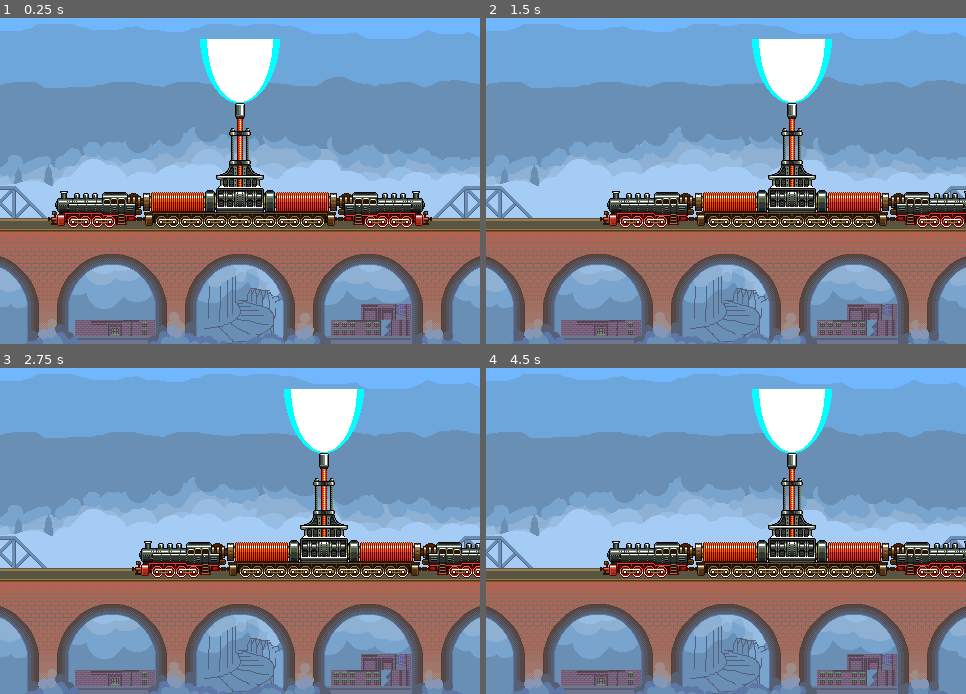
Above: before the commit, frames 1-4 (two rows, left to right).
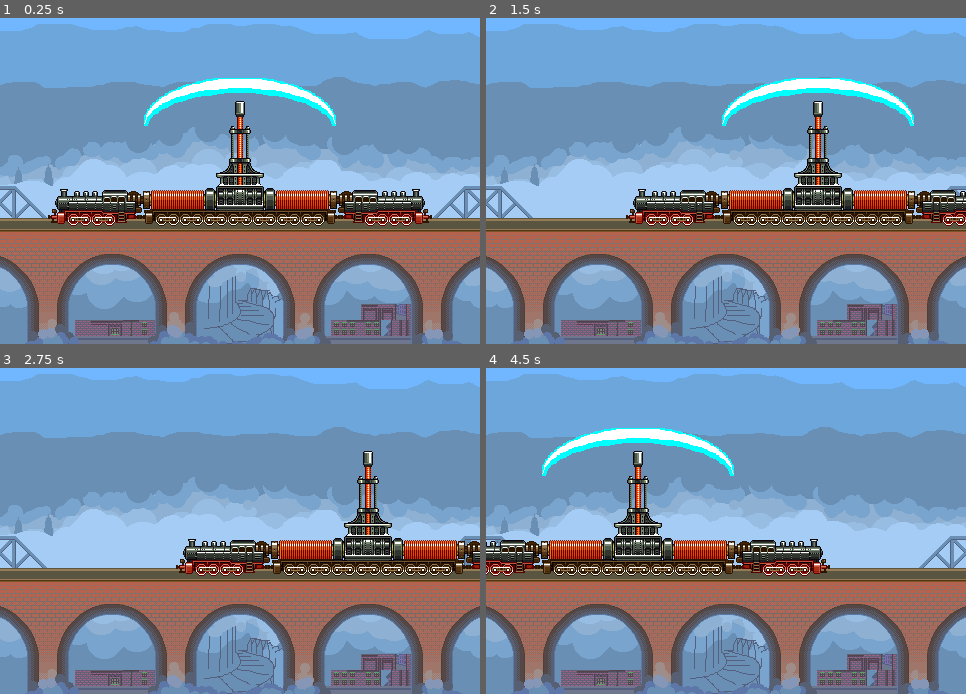
Above: after the commit, the same moments.

Repository: theludovyc/SpaceInvaderOnRails
Game: Godot game, scene res://Scene/Game.tscn
Same seed, same stepped clock (60 frames per second), same inputs: the game is played once before the commit and once after it. The project has no main scene, so this scene is started directly.
Inputs:
- Up to frame 1 (0.25 s): no input
- Up to frame 2 (1.5 s): tap Enter (ui_accept) at 0.5, 0.6, 0.77, 1.07, 1.35 s; hold Right (ui_right) 0.53-1.28 s; hold Left (ui_left) from 1.28 s (still down)
- Up to frame 3 (2.75 s): tap Enter (ui_accept) at 1.52, 1.82, 2.1 s; release Left (ui_left) at 2.03 s; hold Right (ui_right) from 2.03 s (still down)
- Up to frame 4 (4.5 s): tap Enter (ui_accept) at 2.85, 3.02, 3.32, 3.6, 3.77, 4.07, 4.35 s; release Right (ui_right) at 3.53 s; hold Left (ui_left) from 3.53 s (still down)

The runs differ from the first frame. In frame 1, 9.8% of the frame differs, in the area x 10-90%, y 6-65%; in frame 2, 12%; in frame 3, 12%; in frame 4, 16%, in the area x 0-100%, y 6-65%.

Commit message:
shiedl

Diff:
--- a/Prefab/Train.tscn
+++ b/Prefab/Train.tscn
@@ -1,15 +1,25 @@
 [gd_scene load_steps=4 format=2]
 
 [ext_resource path="res://Script/Train.gd" type="Script" id=1]
-[ext_resource path="res://Art/new_beam_top.png" type="Texture" id=2]
-[ext_resource path="res://Art/new_player.png" type="Texture" id=3]
+[ext_resource path="res://Art/new_player.png" type="Texture" id=2]
+[ext_resource path="res://Art/new_shield.png" type="Texture" id=3]
 
 [node name="Train" type="Node2D"]
 script = ExtResource( 1 )
 
-[node name="new_beam_top" type="Sprite" parent="."]
-position = Vector2( 0, -93 )
+[node name="Sprite" type="Sprite" parent="."]
 texture = ExtResource( 2 )
 
-[node name="Sprite" type="Sprite" parent="."]
+[node name="Shield" type="Sprite" parent="."]
+position = Vector2( 0, -59.7741 )
 texture = ExtResource( 3 )
+
+[node name="Area2D" type="Area2D" parent="Shield"]
+
+[node name="CollisionPolygon2D" type="CollisionPolygon2D" parent="Shield/Area2D"]
+build_mode = 1
+polygon = PoolVector2Array( -96, 24, -96, 12, -88, 2, -70, -11, -54, -18, -26, -24, 26, -24, 54, -18, 70, -11, 88, 2, 96, 12, 96, 24 )
+
+[node name="Timer" type="Timer" parent="."]
+one_shot = true
+[connection signal="timeout" from="Timer" to="." method="_on_Timer_timeout"]
--- a/Scene/Game.tscn
+++ b/Scene/Game.tscn
@@ -10,4 +10,4 @@
 centered = false
 
 [node name="Train" parent="." instance=ExtResource( 2 )]
-position = Vector2( 240, 460.248 )
+position = Vector2( 240, 458 )
--- a/Script/Train.gd
+++ b/Script/Train.gd
@@ -4,10 +4,10 @@
 # var a = 2
 # var b = "text"
 
-const SPEED = 2
+const SPEED = 4
 
-const MIN_X = 45
-const MAX_X = 435
+const MIN_X = 100
+const MAX_X = 380
 
 # Called when the node enters the scene tree for the first time.
 func _ready():
@@ -25,4 +25,11 @@
 		if position.x>MAX_X:
 			position.x=MAX_X
 
+	if Input.is_action_just_pressed("ui_accept") && $Timer.is_stopped():
+		$Timer.start();
+		$Shield.visible=true
+
 #	pass
+
+func _on_Timer_timeout():
+	$Shield.visible=false
--- a/project.godot
+++ b/project.godot
@@ -18,6 +18,10 @@
 config/name="SpaceInvaderOnRails"
 config/icon="res://icon.png"
 
+[debug]
+
+settings/fps/force_fps=30
+
 [display]
 
 window/size/width=480
Binary file added: Art/new_shield.png
Not shown, added: Art/new_shield.png.import
